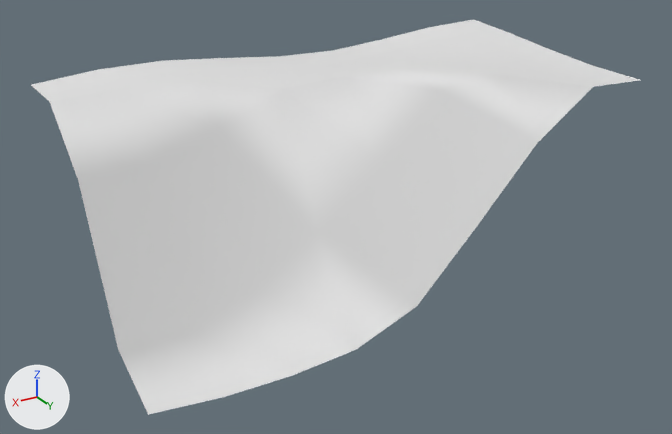
The OBJ model models/areas/ruins/rot_-1_1.obj as it was, and as the next commit left it.
Before and after are seen from a 50 mm lens placed at (7.33, 3.35, 16.76), pointed at (-9.49, -24.68, 2.75). Arrows for +X, +Y and +Z are at lower left; the lights stay in place. The first picture is the older version. Where no turn or scale is listed for an object, it has been applied to the vertices. Vertices at exactly the same position are counted once.

In view in the first picture: 'rot_-1_1'.
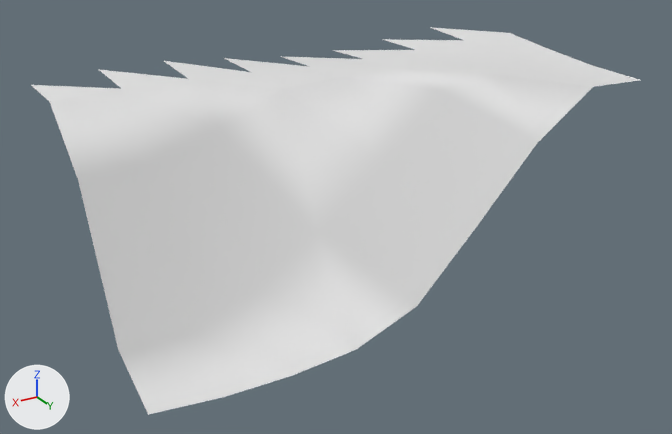
Boxes [x1, y1, x2, y2] around the edits, measured in the pictures (672 x 434 px):
'rot_-1_1', reshaped
    before: [31, 20, 639, 415]
    after: [31, 27, 639, 415]
part 1 of me_rot__1_1, deleted
    before: [32, 20, 509, 89]

Patch to the scene script:
```diff
--- a/models/areas/ruins/rot_-1_1.obj.py
+++ b/models/areas/ruins/rot_-1_1.obj.py
@@ me_rot__1_1 @@
 # used by ob_rot__1_1; location = (0.0, 0.0, 0.0)
 # verts and faces of me_rot__1_1; kept vertices keep their numbers, new ones are numbered from 45
 # before: 15 (-20.0, -27.5, 8.1) at pixel (509, 32), 16 (-17.5, -27.5, 8.1) at pixel (464, 40), 17 (-15.0, -27.5, 8.0) at pixel (415, 49), 18 (-12.5, -27.5, 7.9) at pixel (364, 59), 19 (-10.0, -27.5, 7.9) at pixel (309, 66)
 # before: 20 (-20.0, -30.0, 8.3) at pixel (473, 19), 21 (-17.5, -30.0, 8.2) at pixel (429, 27), 22 (-15.0, -30.0, 7.9) at pixel (382, 39), 23 (-12.5, -30.0, 7.7) at pixel (332, 50), 24 (-10.0, -30.0, 7.8) at pixel (279, 56)
 # before: 37 (-7.5, -27.5, 8.0) at pixel (251, 72), 38 (-5.0, -27.5, 8.1) at pixel (188, 78), 39 (-2.5, -27.5, 8.1) at pixel (121, 88), 41 (-7.5, -30.0, 8.0) at pixel (223, 57), 42 (-5.0, -30.0, 8.2) at pixel (162, 60)
 # before: 43 (-2.5, -30.0, 8.2) at pixel (98, 69), 44 (0.0, -30.0, 8.0) at pixel (30, 84)
-me_rot__1_1.from_pydata(...)  # 45 vertices, 64 faces; spans x -20.0..0.0, y -30.0..-20.0, z -0.3..8.3
+me_rot__1_1.from_pydata(...)  # 44 vertices, 56 faces; spans x -20.0..0.0, y -30.0..-20.0, z -0.3..8.2
+# me_rot__1_1 part 1
+delete_vertices([20])  # with the faces that use them
+delete_faces([(16, 21, 22), (17, 22, 23), (18, 23, 24), (19, 24, 41), (37, 41, 42), (38, 42, 43)])
+delete_faces([(39, 43, 44)])
```
